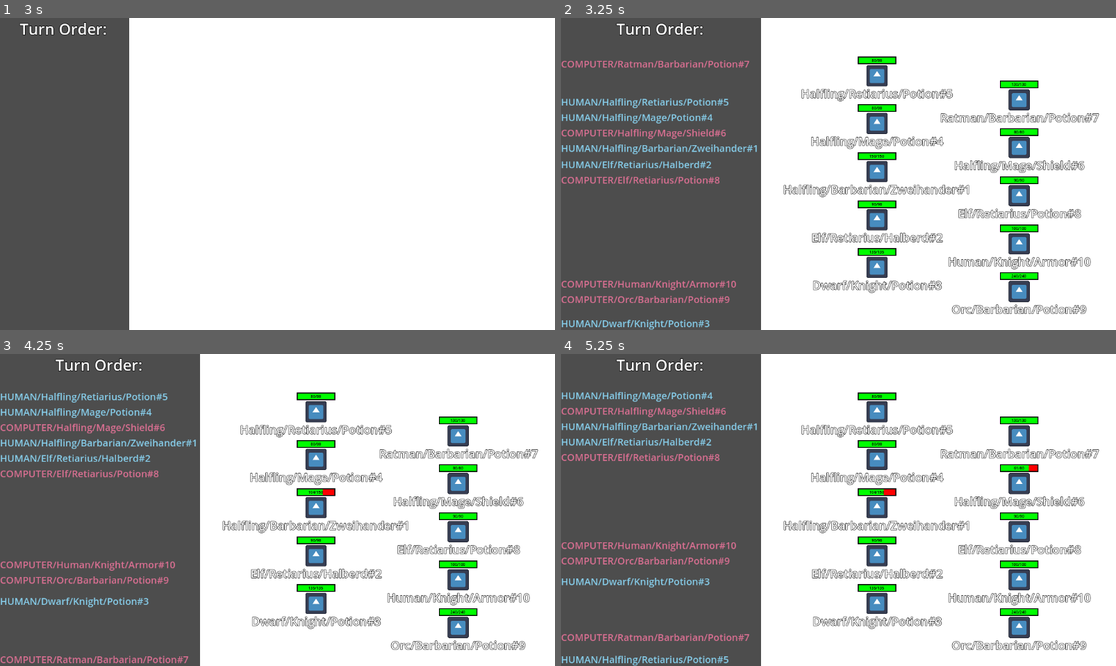
Above: before the commit, frames 1-4 (two rows, left to right).
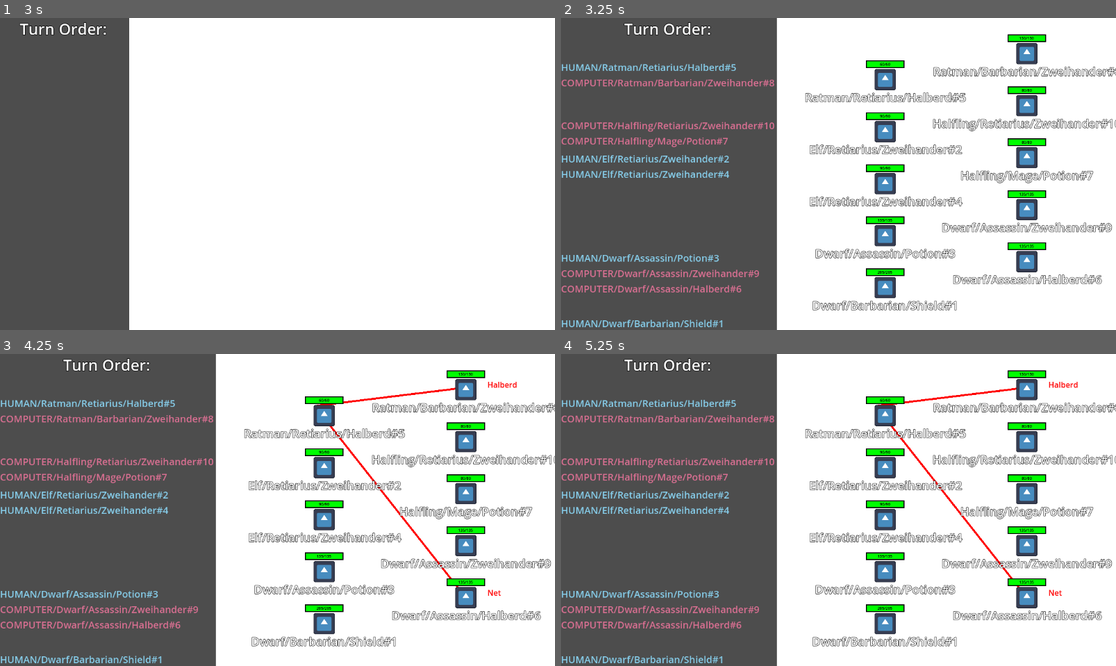
Above: after the commit, the same moments.

Repository: Habidakus/wild-jam-78-erase
Game: Godot game, scene res://Scenes/main.tscn
Same seed, same stepped clock (60 frames per second), same inputs: the game is played once before the commit and once after it. The engine's default icon, where the game draws it, is replaced by a stand-in: a white triangle on a blue panel in a dark square.
Inputs (mouse positions are in pixels of both pictures, inside the frame that each line leads up to):
- Up to frame 1 (3 s): tap Enter at 0.5, 2, 2.75 s; move the mouse to (399, 158) at 0.52 s; click (399, 158) at 0.67 s; click "Play" at 1.25 s; move the mouse to (166, 189) at 2.02 s; click (166, 189) at 2.17 s; move the mouse to (333, 105) at 2.77 s; click (333, 105) at 2.92 s
- Up to frame 2 (3.25 s): no input
- Up to frame 3 (4.25 s): tap Space at 3.5 s; move the mouse to (249, 572) at 3.52 s; click (249, 572) at 3.67 s
- Up to frame 4 (5.25 s): move the mouse to (1005, 556) at 4.27 s; click (1005, 556) at 4.42 s; tap Enter at 5 s; move the mouse to (672, 463) at 5.02 s; click (672, 463) at 5.17 s

Frame 1 is identical in both runs. In frame 2, 25% of the frame differs, in the area x 0-100%, y 0-100%; in frame 3, 25%; in frame 4, 25%.

Commit message:
Started work on combat UX

Diff:
--- a/Scripts/game.gd
+++ b/Scripts/game.gd
@@ -4,13 +4,15 @@
 var foes : Array[UnitStats]
 var rnd : RandomNumberGenerator = RandomNumberGenerator.new()
 var calc : MinMaxCalculator = MinMaxCalculator.new()
+var combat_state_machine_state : SMSCombat
 var game_state : EGameState = null
 
 # Called when the node enters the scene tree for the first time.
 func _ready() -> void:
-	rnd.seed = 4
+	rnd.seed = 41
+	combat_state_machine_state = find_child("Combat") as SMSCombat
+	combat_state_machine_state.init(self)
 	find_child("PreGame").init(self)
-	find_child("Combat").init(self)
 	find_child("PostCombat").init(self)
 
 var hero_cgs : EGameState.CalculusGetScore
@@ -154,8 +156,8 @@
 func is_fight_finished() -> bool:
 	if game_state == null:
 		return false
-	if round_count > 200:
-		return true
+	#if round_count > 200:
+		#return true
 	var human_count : int = 0
 	var computer_count : int = 0
 	for unit : UnitStats in game_state.units:
@@ -233,13 +235,13 @@
 			battle_space_figures[unit.id] = unit_graphics
 			arena.add_child(unit_graphics)
 			var column_width : float = arena.size.x / 3.0
-			var row_height : float = arena.size.y / ((game_state.units.size() / 2.0) + 1.5)
+			var row_height : float = arena.size.y / ((game_state.units.size() / 2.0) + 1)
 			unit_graphics.position.x = column_width if unit.side == UnitStats.Side.HUMAN else column_width * 2
 			if unit.side == UnitStats.Side.HUMAN:
 				unit_graphics.position.y = hero_count * row_height
 				hero_count += 1
 			else:
-				unit_graphics.position.y = (foe_count + 0.5) * row_height
+				unit_graphics.position.y = (foe_count - 0.5) * row_height
 				foe_count += 1
 	for unit : UnitStats in game_state.units:
 		var unit_graphics : UnitGraphics = battle_space_figures[unit.id]
@@ -268,21 +270,37 @@
 		update_battle_space()
 		return
 
-	var best_action = calc.get_best_action(game_state, depth) as EAction
-	#if best_action.attack != null:
-		#print(str(best_action))
-	#if best_action.attack == AttackStats.get_default_attack():
-		#for i in range(1, depth + 1):
-			#var debug : MMCDebug = MMCDebug.new()
-			#var repeat_action = calc.get_best_action(game_state, i, debug) as EAction
-			#if repeat_action.attack == AttackStats.get_default_attack():
-				#var fileAccess : FileAccess = FileAccess.open("./graph.txt", FileAccess.WRITE)
-				#debug.dump(game_state, fileAccess)
-				#fileAccess.flush()
-				#fileAccess.close()
-				#print("Wrote to " + fileAccess.get_path_absolute())
-				#pass
-	game_state = best_action.resulting_state
-	update_trip_sheet()
-	update_battle_space()
 	round_count += 1
+
+	if game_state.who_just_went == UnitStats.Side.HUMAN:
+		var best_action = calc.get_best_action(game_state, depth) as EAction
+		#if best_action.attack != null:
+			#print(str(best_action))
+		#if best_action.attack == AttackStats.get_default_attack():
+			#for i in range(1, depth + 1):
+				#var debug : MMCDebug = MMCDebug.new()
+				#var repeat_action = calc.get_best_action(game_state, i, debug) as EAction
+				#if repeat_action.attack == AttackStats.get_default_attack():
+					#var fileAccess : FileAccess = FileAccess.open("./graph.txt", FileAccess.WRITE)
+					#debug.dump(game_state, fileAccess)
+					#fileAccess.flush()
+					#fileAccess.close()
+					#print("Wrote to " + fileAccess.get_path_absolute())
+					#pass
+		game_state = best_action.resulting_state
+		update_trip_sheet()
+		update_battle_space()
+		return
+
+	if !combat_state_machine_state.has_human_moves():
+		var human_moves : Array[MMCAction] = game_state.get_moves()
+		assert(human_moves != null)
+		if human_moves.size() == 1:
+			var emove : EAction = human_moves[0] as EAction
+			if emove.attack == null:
+				game_state = human_moves[0].resulting_state
+				update_trip_sheet()
+				update_battle_space()
+				human_moves.clear()
+		else:
+			combat_state_machine_state.set_human_moves(human_moves)
--- a/Scripts/gamestate_combat.gd
+++ b/Scripts/gamestate_combat.gd
@@ -1,8 +1,10 @@
-class_name Combat extends StateMachineState
+class_name SMSCombat extends StateMachineState
 
 var game : Game = null
 const rest : float = 1.0
 var cooldown : float = rest
+var human_moves : Array[EAction]
+var draw_list : Array
 
 func init(_game : Game) -> void:
 	game = _game
@@ -22,3 +24,38 @@
 		return
 
 	game.run_one_turn()
+	#if !draw_list.is_empty():
+		#queue_redraw()
+#
+#func _draw() -> void:
+	#var arena : ColorRect = find_child("Arena") as ColorRect
+	#var arena_pos : Vector2 = arena.position
+	#for entry : Array in draw_list:
+		#var actor : UnitGraphics = entry[0] as UnitGraphics
+		#if entry.size() == 2:
+			## applies to self
+			#draw_circle(actor.position - Vector2(64, 0), 32, Color.BLUE_VIOLET)
+		#else:
+			## applies to target
+			#var target : UnitGraphics = entry[1] as UnitGraphics
+			#actor.queue_redraw()
+			#actor.draw_line(Vector2.ZERO, target.position - actor.position, Color.GREEN, 4)
+			#draw_line(actor.position, (entry[1] as UnitGraphics).position, Color.RED, 4)
+
+func set_human_moves(moves : Array[MMCAction]) -> void:
+	assert(human_moves.is_empty())
+	assert(draw_list.is_empty())
+	for move : MMCAction in moves:
+		var emove : EAction = move as EAction
+		human_moves.append(emove)
+		var actor_graphic : UnitGraphics = game.battle_space_figures[emove.actorID]
+		var target_graphic : UnitGraphics = game.battle_space_figures[emove.targetID]
+		if emove.actorID != emove.targetID:
+			draw_list.append([actor_graphic, target_graphic, emove.attack.attack_name])
+			actor_graphic.add_draw_attack(target_graphic, emove.attack)
+		else:
+			draw_list.append([actor_graphic, emove.attack.attack_name])
+			actor_graphic.add_draw_action(emove.attack)
+
+func has_human_moves() -> bool:
+	return !human_moves.is_empty()
--- a/Scripts/unit_graphics.gd
+++ b/Scripts/unit_graphics.gd
@@ -11,9 +11,59 @@
 func _ready() -> void:
 	max_health_width = (find_child("Blood Background") as ColorRect).size.x
 
+func _process(_delta: float) -> void:
+	if attack_list.is_empty() && action_list.is_empty():
+		return
+
+	queue_redraw()
+
+func calculate_offset(index : int, c : int, range : float) -> float:
+	if c == 1:
+		return 0
+	return lerpf(-range, range, float(index) / float(c - 1))
+
+func _draw() -> void:
+	var default_font = ThemeDB.fallback_font
+	var default_font_size = ThemeDB.fallback_font_size
+	var count : int = 0
+	const half_unit_graphic_height : float = 16.0
+	for action : AttackStats in action_list:
+		var pos : Vector2 = Vector2(-64, calculate_offset(count, action_list.size(), half_unit_graphic_height))
+		count += 1
+		draw_circle(Vector2.ZERO + pos, 32, Color.GREEN)
+		draw_string(default_font, pos, action.attack_name, HORIZONTAL_ALIGNMENT_CENTER, -1, default_font_size, Color.BLACK)
+	var attack_target_count : Dictionary # <UnitGraphics, int>
+	for attack : Array in attack_list:
+		var target : UnitGraphics = attack[0] as UnitGraphics
+		if attack_target_count.has(target):
+			attack_target_count[target] += 1
+		else:
+			attack_target_count[target] = 1
+	var attack_target_placed : Dictionary # <UnitGraphics, int>
+	for attack : Array in attack_list:
+		var target : UnitGraphics = attack[0] as UnitGraphics
+		var tcount : int = 0
+		if attack_target_placed.has(target):
+			tcount = attack_target_placed[target]
+			attack_target_placed[target] += 1
+		else:
+			attack_target_placed[target] = 1
+		var target_pos : Vector2 = Vector2(16, 16 + calculate_offset(tcount, attack_target_count[target], half_unit_graphic_height)) + target.global_position - self.global_position
+		var pos : Vector2 = target_pos + Vector2(48, 0)
+		draw_line(Vector2.ZERO, target_pos, Color.RED, 4)
+		draw_string(default_font, pos, attack[1].attack_name, HORIZONTAL_ALIGNMENT_CENTER, -1, default_font_size, Color.RED)
+
 func set_unit_name(n : String) -> void:
 	(find_child("Name") as Label).text = n
 
 func set_health(current : float, max_health : float) -> void:
 	(find_child("Health") as ColorRect).size.x = max_health_width * current / max_health
 	(find_child("HealthText") as Label).text = str(max(1,round(current))) + "/" + str(round(max_health))
+
+var attack_list : Array
+func add_draw_attack(target : UnitGraphics, attack : AttackStats) -> void:
+	attack_list.append([target, attack])
+
+var action_list : Array[AttackStats]
+func add_draw_action(attack : AttackStats) -> void:
+	action_list.append(attack)
